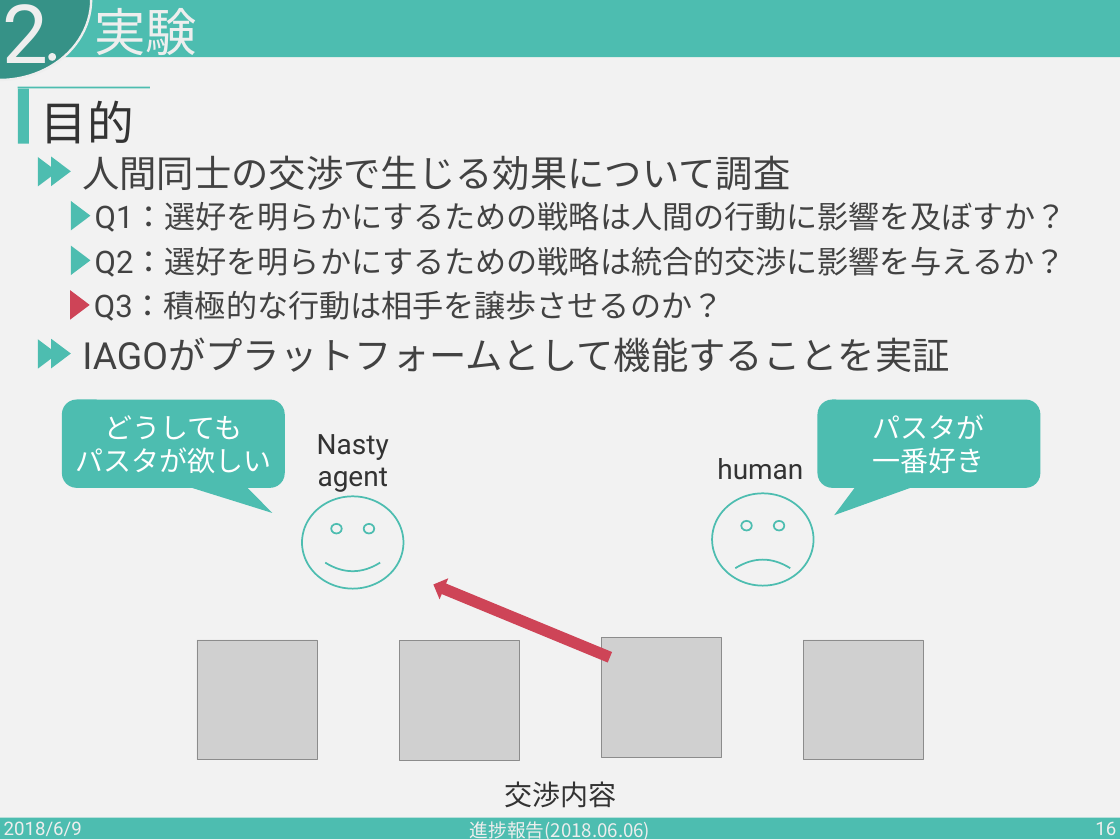
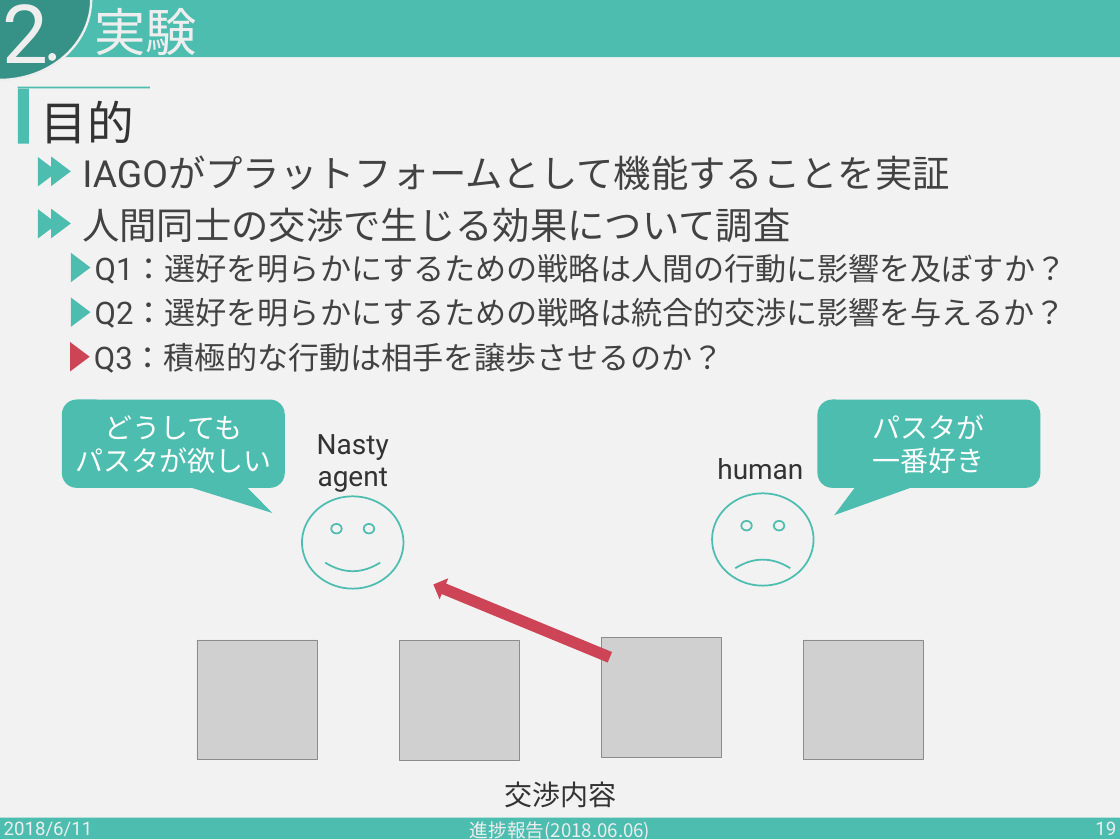
Before and after one commit to PajamaDrive/presentation, a slide deck: slide 19 of presentation_2nd.pptx (slide 16 before the commit). Drawn at 1120x840 pixels with LibreOffice and Linux fonts; fonts in the diff are those of the drawing; grey boxes stand for pictures. Boxes give left, top, right and bottom in pixels: in the first picture for what was removed or moved away, otherwise in the second. Text is boxed around its words. In the diff, an @@ line names an element or a change of style, - is before the commit and + after.

```diff
--- a/presentation_2nd.pptx
+++ b/presentation_2nd.pptx
@@ text "IAGOがプラットフォームとして機能することを実証": place and size @@
-text "IAGOがプラットフォームとして機能することを実証" at [82, 337, 949, 372]
+text "IAGOがプラットフォームとして機能することを実証" at [82, 155, 949, 190]
@@ triangle: place and size @@
-triangle at [38, 339, 58, 369]
+triangle at [38, 209, 58, 239]
@@ triangle: place and size @@
-triangle at [71, 201, 91, 231]
+triangle at [52, 209, 71, 239]
@@ triangle: place and size @@
-triangle at [71, 245, 91, 275]
+triangle at [71, 253, 91, 282]
@@ triangle: place and size @@
-triangle at [52, 339, 71, 368]
+triangle at [71, 297, 91, 327]
@@ 4 texts, 1 triangle: place and size @@
-4 texts, 1 triangle at [70, 155, 1066, 321]
+4 texts, 1 triangle at [70, 207, 1066, 373]
@@ text at [4, 821, 93, 840]: text changed @@
-2018/6/9
+2018/6/11
@@ page number at [1095, 821, 1116, 840]: text changed @@
-16
+19
```
Also in this commit, not shown: 32 other slides changed, 4 slides added.
